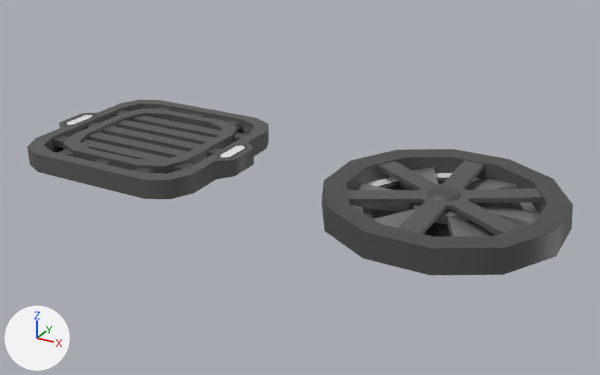
The FBX model Assets/Art/Models/Furniture/Machines/Atmospherics/Vent&Scrubber.fbx: old version first, new version second.
Rendered twice from a 50 mm lens placed at (0.657, -2.011, 0.977), pointed at (-0.454, 0.008, -0.033). The lights are fixed; the arrows at lower left show +X, +Y and +Z. Where no turn or scale is listed for an object, it has been applied to the vertices.

The first picture shows 'FloorScrubber', 'FloorScrubberFan', 'FloorVent'.
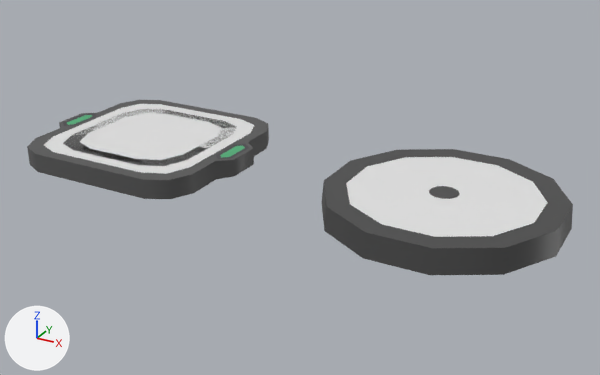
Where the newer file only moved an object's origin or applied its transform, the numbers keep the older frame.

Pixel boxes (x1, y1, x2, y2) of what changed, in the pictures (600 x 375 px):
'FloorScrubber', reshaped: (322, 149, 573, 275) in both
'FloorVent', surface changed, reshaped: (27, 100, 269, 199) in both
part 1 of me_plane_011, added: after (44, 104, 254, 174)
part 2 of me_plane_010, added: after (346, 157, 548, 237)
'FloorScrubberFan', unchanged, covered by the edit: before (351, 166, 540, 237)

What changed in the scene script:
```text
Change mat_palette05_emission:
    remove mat_palette05_emission.base_color = (0.8, 0.8, 0.8)  # white #e7e7e7
    add mat_palette05_emission.texture = img_palette05_png
Add mat_cutout:
    mat_cutout = principled_material('Cutout')
    mat_cutout.base_color = (0.8, 0.8, 0.8)  # white #e7e7e7
    mat_cutout.roughness = 0.4
Change me_plane_010:
    used by ob_floorscrubber; location = (0.0, 0.0, 0.0)
    remove me_plane_010.from_pydata(...)  # 168 vertices, 110 faces; spans x -0.331..0.331, y -0.331..0.331, z -0.018..0.053
    add me_plane_010.from_pydata(...)  # 168 vertices, 120 faces; spans x -0.331..0.331, y -0.331..0.331, z -0.018..0.053
    me_plane_010 part 2
    10 new faces join them, mat_cutout (white #e7e7e7)
    add me_plane_010.materials.append(mat_cutout)  # white #e7e7e7
Change me_plane_011:
    used by ob_floorvent; location = (-1.0, 0.0, 0.0)
    remove me_plane_011.from_pydata(...)  # 312 vertices, 182 faces; spans x -0.353..0.353, y -0.31..0.31, z -0.018..0.043
    add me_plane_011.from_pydata(...)  # 312 vertices, 196 faces; spans x -0.353..0.353, y -0.31..0.31, z -0.018..0.043
    me_plane_011 part 1
    14 new faces join them, mat_cutout (white #e7e7e7)
    add me_plane_011.materials.append(mat_cutout)  # white #e7e7e7
```
